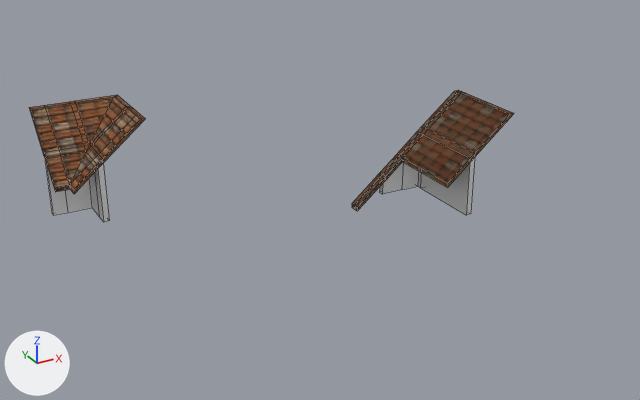
An edit to the Blender file Assets/Meshes/Roof_parts.blend, drawn before and after from the same camera.
One viewpoint serves both versions: a camera (50 mm lens) standing at (-8.9, -39.2, 16.4) and looking at (7.3, -9.8, 1.7). The axes (+X, +Y, +Z) are drawn at lower left. The lights are the same throughout. Mesh edges are drawn as thin lines. The same objects are shown in both versions, whatever each file hides.

Objects in the first picture: 'Roof_corner_R', 'Roof_corner_inside_tower'.
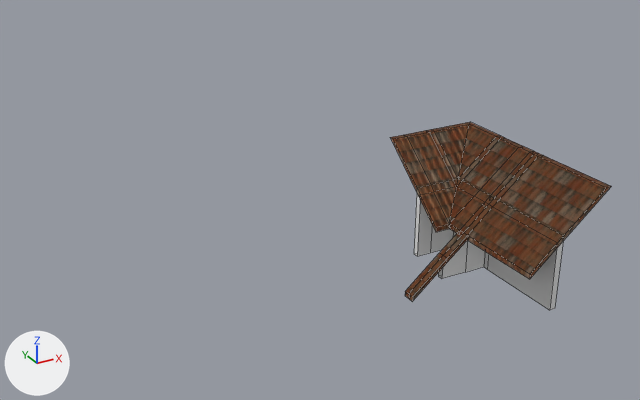
The change, as JSON lines over the scene's bpy script:
```json
{"block": "me_roof_corner_r", "where": "# used by ob_roof_corner_r; location = (12.0, -7.0, 0.0)"}
{"block": "me_roof_corner_r", "where": "# verts and faces of me_roof_corner_r; kept vertices keep their numbers, new ones are numbered from 57"}
{"block": "me_roof_corner_r", "where": "# before: 2 (1.12, -0.25, 1.74), 11 (2.0, -0.25, 2.48), 21 (0.0, -0.25, 0.8), 34 (0.89, -0.5, 1.75) at pixel (402, 157), 37 (2.0, -0.5, 2.48)"}
{"block": "me_roof_corner_r", "where": "# before: 38 (1.12, -0.5, 1.74), 39 (0.0, -0.5, 0.8) at pixel (385, 180), 41 (0.0, -0.5, 1.0) at pixel (385, 176), 46 (2.0, -4.0, 2.48) at pixel (469, 162), 52 (0.89, -0.5, 1.55) at pixel (402, 161)"}
{"block": "me_roof_corner_r", "where": "# before: 53 (0.89, -4.0, 1.55) at pixel (447, 187)"}
{"op": "remove", "block": "me_roof_corner_r", "code": "me_roof_corner_r.from_pydata(...)  # 57 vertices, 54 faces; spans x -1.5..4.25, y -4.0..0.0, z -0.45..4.35"}
{"op": "add", "block": "me_roof_corner_r", "code": "me_roof_corner_r.from_pydata(...)  # 56 vertices, 54 faces; spans x -1.5..4.25, y -4.0..0.0, z -0.45..4.35"}
{"block": "me_roof_corner_r", "change": "me_roof_corner_r part 1"}
{"op": "add", "block": "me_roof_corner_r", "code": "delete_vertices([38])  # with the faces that use them"}
{"op": "add", "block": "me_roof_corner_r", "code": "faces += [(2, 52, 39, 21), (2, 11, 37, 52), (37, 46, 53, 52), (34, 41, 39, 52)]  # mat_roof_material"}
{"block": "me_roof_corner_r", "change": "me_roof_corner_r part 2: 50 kept faces spanning x -1.5..4.25, y -4.0..0.0, z -0.45..4.35 get new texture (UV) coordinates"}
{"block": "me_roof_corner_inside_tower", "where": "# used by ob_roof_corner_inside_tower; location = (-2.0, -2.25, 0.0)"}
{"op": "remove", "block": "me_roof_corner_inside_tower", "code": "me_roof_corner_inside_tower.from_pydata(...)  # 60 vertices, 65 faces; spans x 0.0..4.0, y -1.75..2.25, z 0.0..4.35"}
{"op": "add", "block": "me_roof_corner_inside_tower", "code": "me_roof_corner_inside_tower.from_pydata(...)  # 60 vertices, 63 faces; spans x 0.0..4.0, y -1.75..2.25, z 0.0..4.35"}
{"block": "me_roof_corner_inside_tower", "change": "me_roof_corner_inside_tower part 3: 63 kept faces spanning x 0.0..4.0, y -1.75..2.25, z 0.0..4.35 get new texture (UV) coordinates"}
{"op": "set", "path": "ob_roof_corner_r.location", "old": "(12.0, -7.0, 0.0)", "new": "(9.6, -15.0, 0.0)"}
{"op": "set", "path": "ob_roof_corner_inside_tower.location", "old": "(-2.0, -2.25, 0.0)", "new": "(9.85, -13.25, 0.0)"}
```

Changed parts and their boxes (x1, y1, x2, y2) in the pictures (640 x 400 px; the box of a moved part takes in the faces that stretch with it):
```json
{"object": "Roof_corner_R", "change": "reshaped, moved", "before": [352, 90, 514, 215], "after": [405, 151, 611, 310], "on screen": "27% wider, 27% taller"}
{"object": "Roof_corner_inside_tower", "change": "reshaped, moved", "before": [29, 95, 145, 222], "after": [390, 122, 533, 256], "on screen": "23% wider"}
{"part": 1, "of": "me_roof_corner_r", "change": "moved or reshaped", "before": [386, 159, 402, 179], "after": [447, 235, 468, 262]}
{"part": 2, "of": "me_roof_corner_r", "change": "surface changed", "before": [352, 90, 514, 215], "after": [405, 151, 611, 310]}
```
